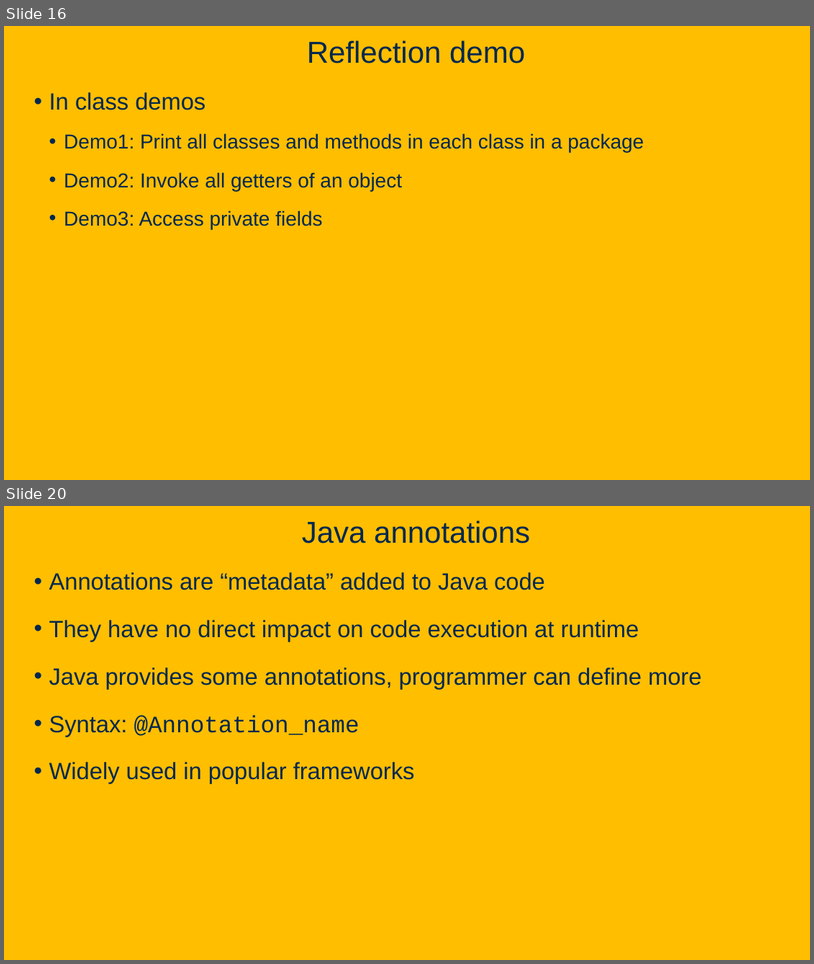
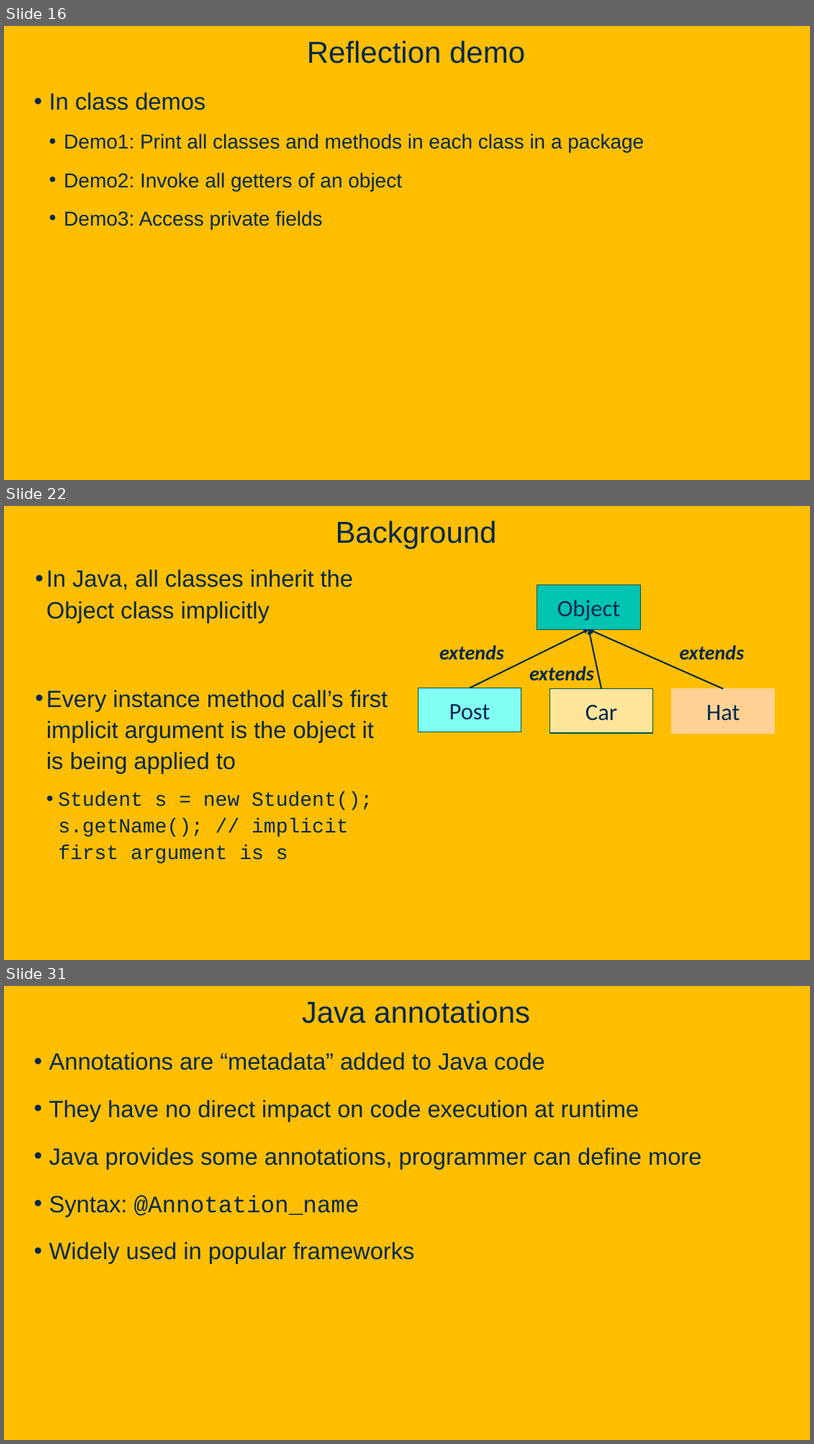
Before and after one commit to davsec-teaching/ECS160-Winter2025, a slide deck: slides/5_annotations_and_reflection.pptx. Shown one above the other, each under a label of ours: slides 16 and 20 before the commit, slides 16, 22 and 31 after it; the slides between them are not shown. The pictures are 814x964 and 814x1444 pixels, drawn with LibreOffice and Linux fonts; fonts in the diff are those of the drawing; background and template pictures are left out. Boxes give left, top, right and bottom in pixels: in the first picture for what was removed or moved away, otherwise in the second. Text is boxed around its words. In the diff, an @@ line names an element or a change of style, - is before the commit and + after.

```diff
--- a/slides/5_annotations_and_reflection.pptx
+++ b/slides/5_annotations_and_reflection.pptx
@@ slide 22 added at bbox=[4, 506, 810, 960], background picture (left out) @@
@@ title added at bbox=[336, 520, 497, 548], 36 pt, text #022850 @@
+Background
@@ text added at bbox=[46, 569, 388, 863], 28 pt, text #022850 @@
+• In Java, all classes inherit the Object class implicitly
+• Every instance method call’s first implicit argument is the object it is being applied to
+  • Student s = new Student();
+    s.getName(); // implicit first argument is s
@@ rectangle added at bbox=[538, 585, 641, 629], fill #00C4B2, outline #00564E 1 pt, 28 pt, text #022850 @@
+Object
@@ arrow added from (470, 688) to (589, 629), #022850 1.75 pt @@
@@ arrow added from (602, 689) to (589, 629), #022850 1.75 pt @@
@@ arrow added from (724, 689) to (589, 629), #022850 1.75 pt @@
@@ text added at bbox=[440, 645, 504, 660], 24 pt, text #022850, bold, italic @@
+extends
@@ text added at bbox=[680, 645, 745, 660], 24 pt, text #022850, bold, italic @@
+extends
@@ text added at bbox=[530, 666, 594, 681], 24 pt, text #022850, bold, italic @@
+extends
@@ rectangle added at bbox=[419, 688, 522, 732], fill #81FFF3, outline #00564E 1 pt, 28 pt, text #022850 @@
+Post
@@ rectangle added at bbox=[550, 689, 653, 733], fill #FFE599, outline #00564E 1 pt, 28 pt, text #022850 @@
+Car
@@ rectangle added at bbox=[672, 689, 775, 733], fill #FFD193, outline #FFD193 1 pt, 28 pt, text #022850 @@
+Hat
@@ what was slide 20 is now slide 31 @@
```
Also in this commit, not shown: 8 slides changed, 14 other slides added, 4 slides removed.
